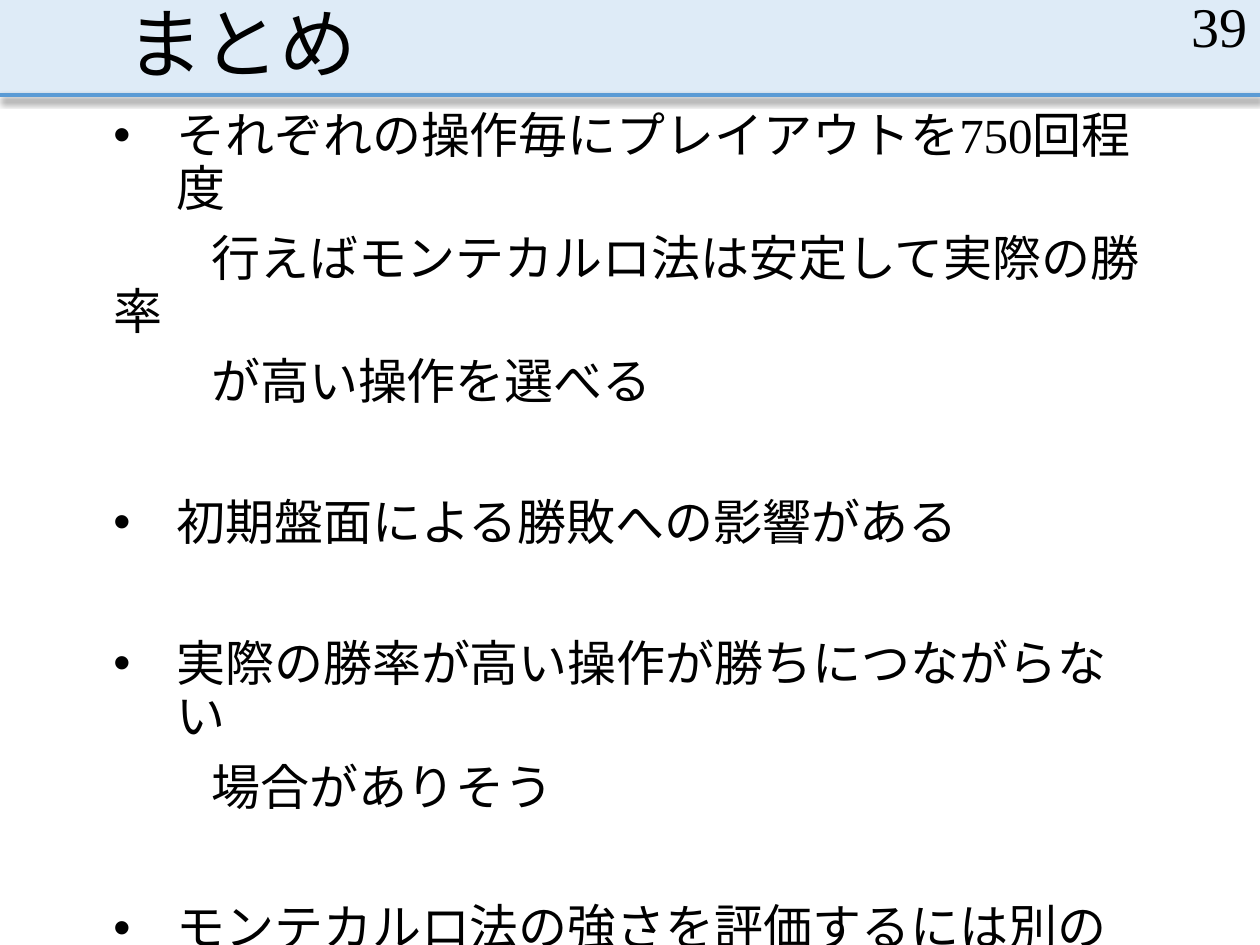
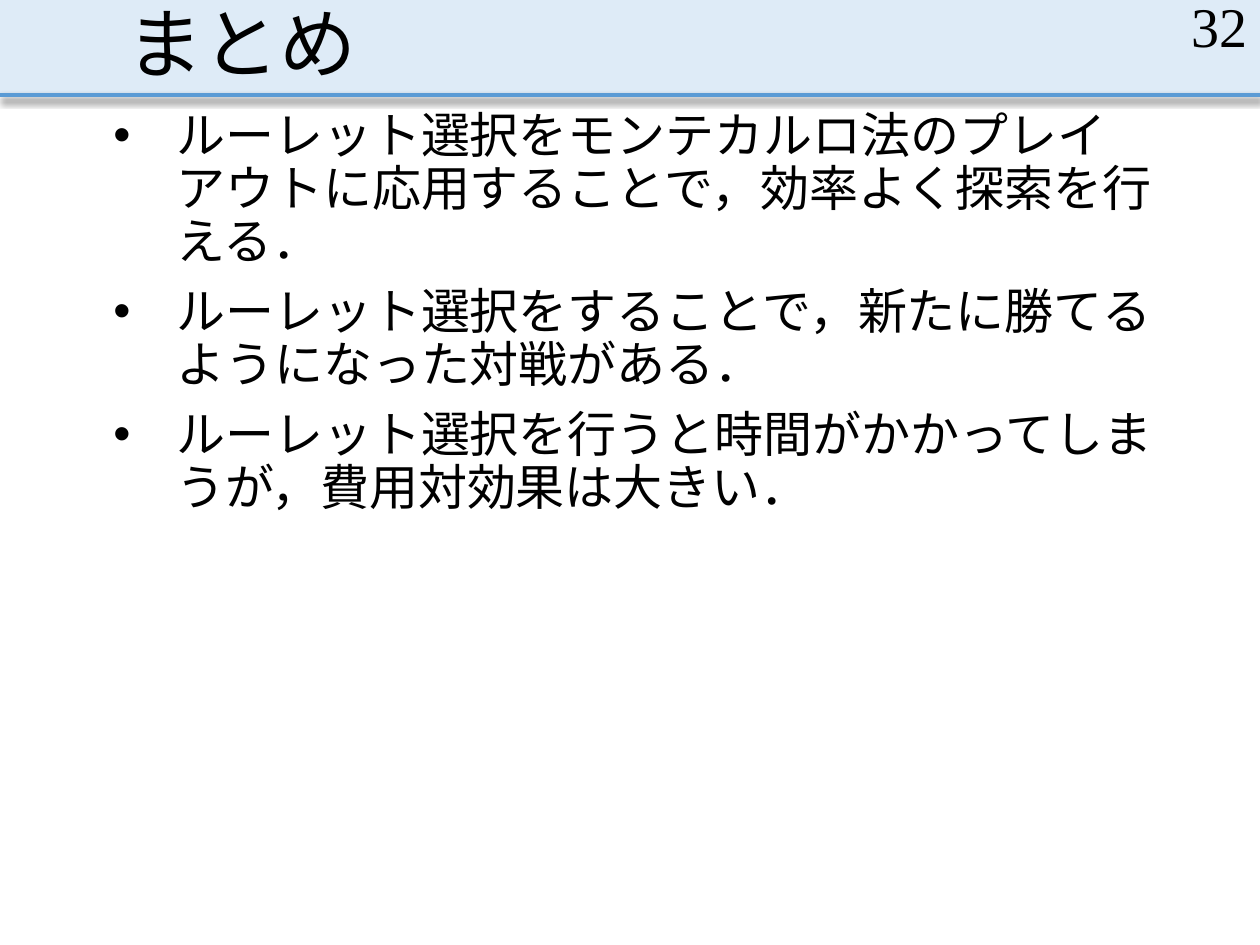
Before and after one commit to MasayaOda/SR, a slide deck: slide 32 of 190702oda.pptx (slide 39 before the commit). Drawn at 1260x945 pixels with LibreOffice and Linux fonts; fonts in the diff are those of the drawing. Boxes give left, top, right and bottom in pixels: in the first picture for what was removed or moved away, otherwise in the second. Text is boxed around its words. In the diff, an @@ line names an element or a change of style, - is before the commit and + after.

```diff
--- a/190702oda.pptx
+++ b/190702oda.pptx
@@ page number at bbox=[1191, 10, 1247, 48]: text changed @@
-39
+32
@@ text at bbox=[176, 103, 1152, 510]: text changed @@
-• それぞれの操作毎にプレイアウトを750回程度
-行えばモンテカルロ法は安定して実際の勝率
-が高い操作を選べる
-• 初期盤面による勝敗への影響がある
-• 実際の勝率が高い操作が勝ちにつながらない
-場合がありそう
-• モンテカルロ法の強さを評価するには別の
-実験が必要
+• ルーレット選択をモンテカルロ法のプレイアウトに応用することで，効率よく探索を行える．
+• ルーレット選択をすることで，新たに勝てるようになった対戦がある．
+• ルーレット選択を行うと時間がかかってしまうが，費用対効果は大きい．
```
Also in this commit, not shown: 10 other slides changed, 1 slide added.
